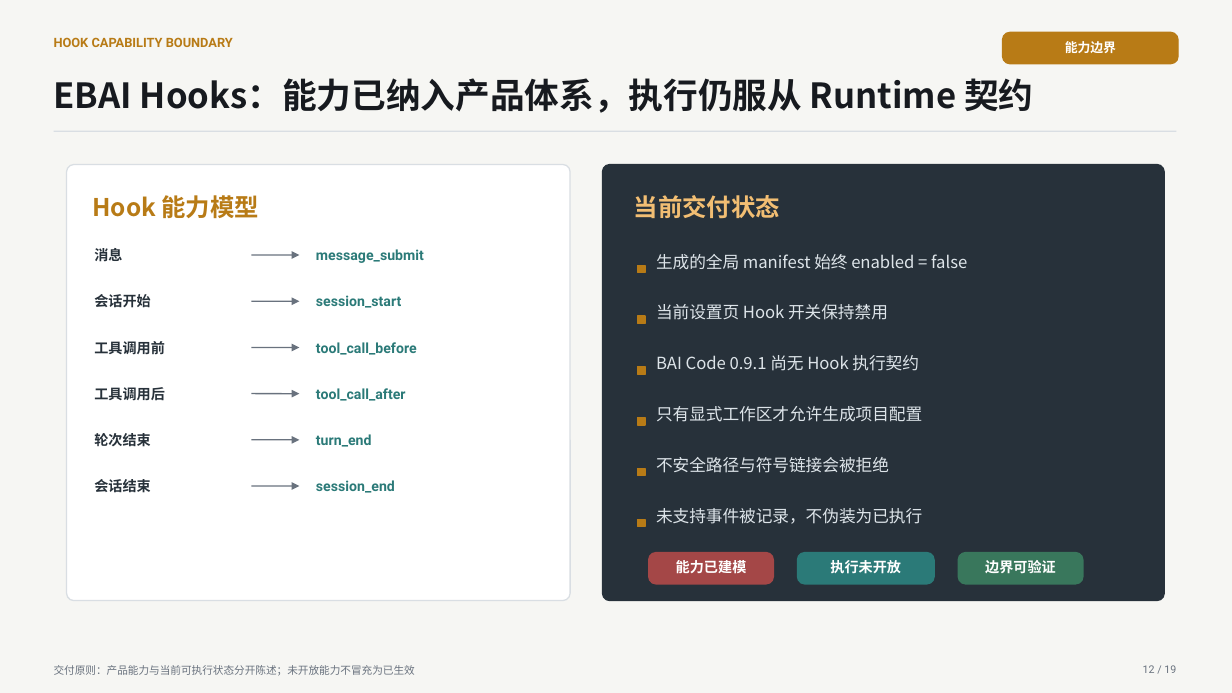
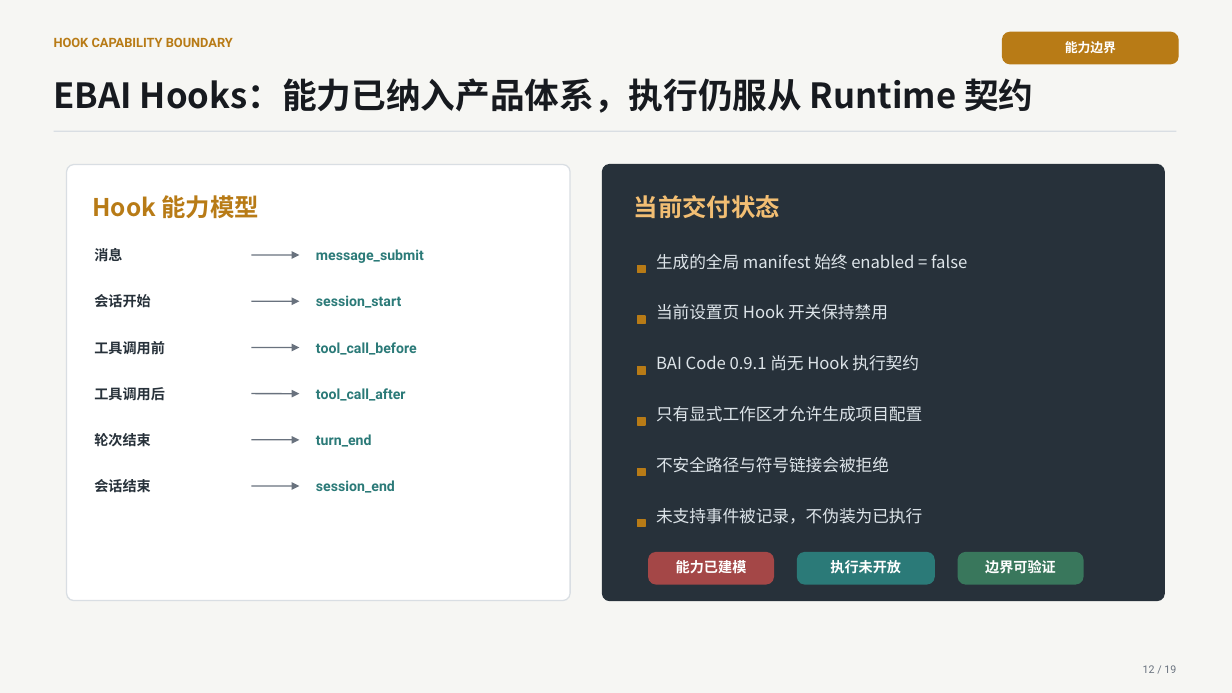
Before and after one commit to 2830500285/BAI-Work, a slide deck: slide 12 of docs/presentation/BAI-Work-Defense-Deck.pptx. Drawn at 1232x693 pixels with LibreOffice and Linux fonts; fonts in the diff are those of the drawing. Boxes give left, top, right and bottom in pixels: in the first picture for what was removed or moved away, otherwise in the second. Text is boxed around its words. In the diff, an @@ line names an element or a change of style, - is before the commit and + after.

```diff
--- a/docs/presentation/BAI-Work-Defense-Deck.pptx
+++ b/docs/presentation/BAI-Work-Defense-Deck.pptx
@@ text removed at bbox=[54, 665, 415, 676] @@
-交付原则：产品能力与当前可执行状态分开陈述；未开放能力不冒充为已生效
```
Also in this commit, not shown: 16 other slides changed, 1 other file.
